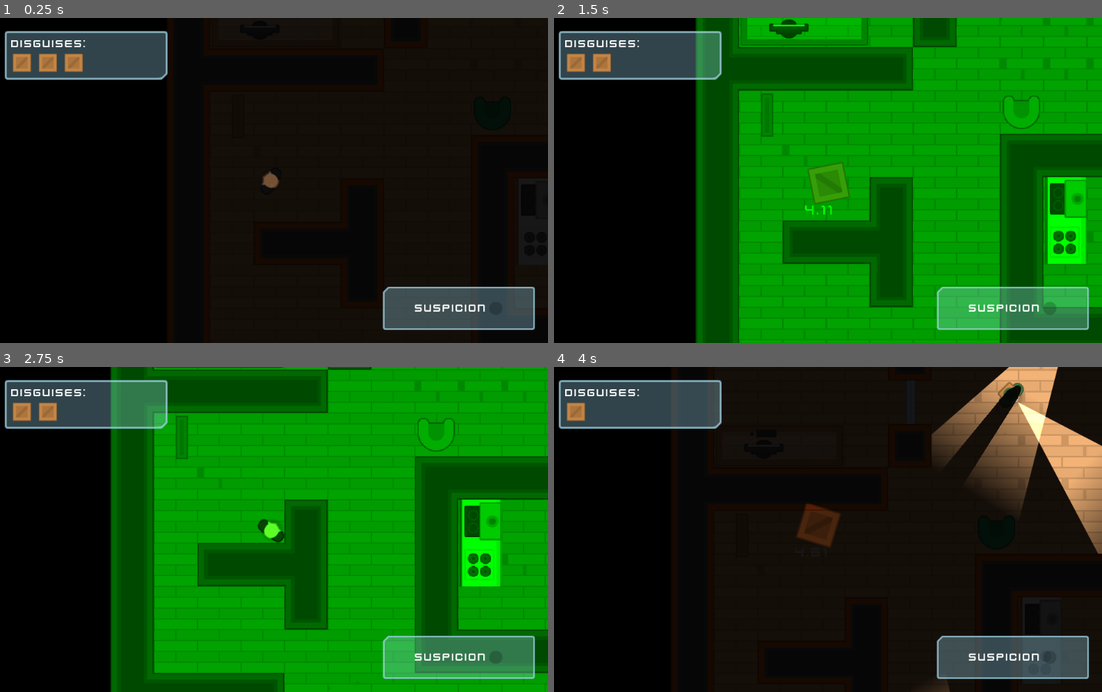
Above: before the commit, frames 1-4 (two rows, left to right).
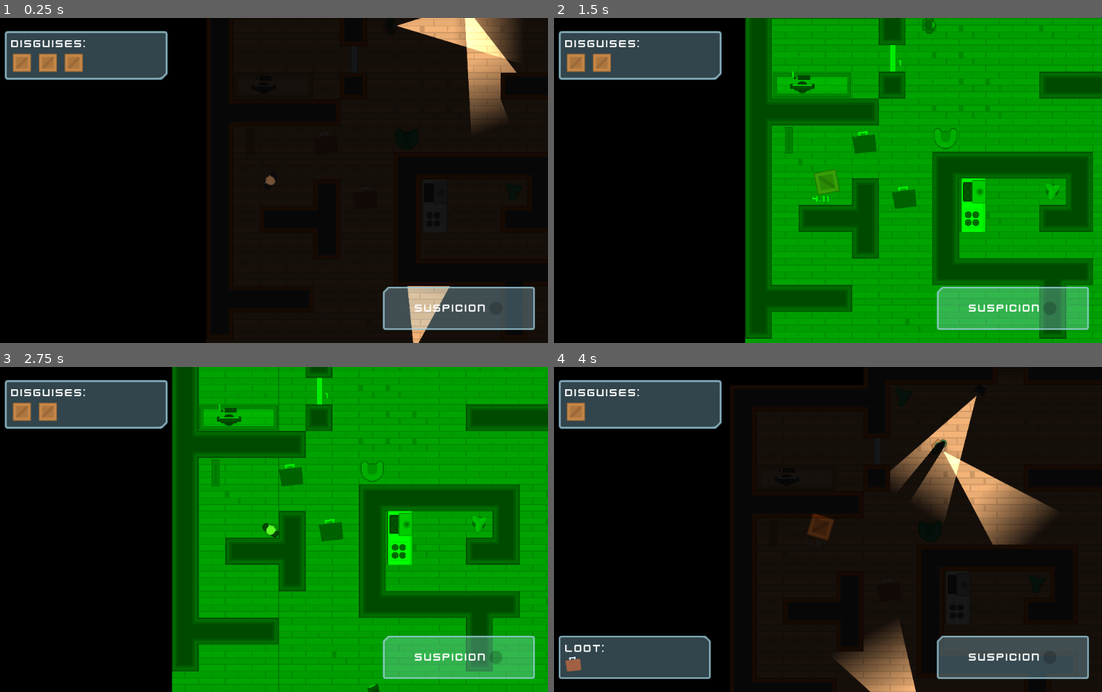
Above: after the commit, the same moments.

Repository: oboshape-godot/4-Heist-Meisters-3.2
Game: Godot game, scene res://Scenes/Levels/Level1.tscn
Two runs of this game, one before a commit and one after it. Both use one fixed random seed, a clock stepped at 60 frames per second and the inputs below. Sound files missing from this copy of the repository are replaced by a short silence.
Inputs (mouse positions are in pixels of both pictures, inside the frame that each line leads up to):
- Up to frame 1 (0.25 s): no input
- Up to frame 2 (1.5 s): move the mouse to (789, 115) at 0.52 s; hold D (move_right) 0.53-1.28 s; tap E (toggle_disguise) at 0.6 s; click (789, 115) at 0.67 s; move the mouse to (795, 24) at 1.27 s; hold S (move_down) from 1.28 s (still down); tap Space (toggle_vision_mode) at 1.35 s; click (795, 24) at 1.42 s
- Up to frame 3 (2.75 s): move the mouse to (323, 458) at 2.02 s; release S (move_down) at 2.03 s; hold D (move_right) from 2.03 s (still down); tap E (toggle_disguise) at 2.1 s
- Up to frame 4 (4 s): move the mouse to (795, 594) at 2.77 s; release D (move_right) at 2.78 s; hold W (move_up) 2.78-3.53 s; tap Space (toggle_vision_mode) at 2.85 s; click (795, 594) at 2.92 s; move the mouse to (992, 578) at 3.52 s; hold A (move_left) from 3.53 s (still down); tap E (toggle_disguise) at 3.6 s

The runs differ from the first frame. In frame 1, 4.0% of the frame differs, in the area x 47-95%, y 0-100%; in frame 2, 43%; in frame 3, 46%, in the area x 20-100%, y 0-100%; in frame 4, 17%.

Commit message:
added Loot GUI : inc multiple pickups option

Diff:
--- a/Interface/GUI.tscn
+++ b/Interface/GUI.tscn
@@ -8,6 +8,8 @@
 [ext_resource path="res://Imported Assets/GFX/Interface/PNG/glassPanel_cornerBR.png" type="Texture" id=6]
 [ext_resource path="res://Imported Assets/GFX/PNG/Tiles/tile_129.png" type="Texture" id=7]
 [ext_resource path="res://Interface/DisguiseCounter.gd" type="Script" id=8]
+[ext_resource path="res://Imported Assets/GFX/Interface/PNG/glassPanel_cornerTR.png" type="Texture" id=10]
+[ext_resource path="res://Interface/Loot_UI.gd" type="Script" id=11]
 
 [node name="GUI" type="CanvasLayer"]
 
@@ -24,7 +26,7 @@
 "_edit_use_anchors_": false
 }
 
-[node name="NinePatchRect" type="NinePatchRect" parent="Control"]
+[node name="Suspicion_UI" type="NinePatchRect" parent="Control"]
 anchor_left = 1.0
 anchor_top = 1.0
 anchor_right = 1.0
@@ -44,7 +46,7 @@
 "_edit_use_anchors_": false
 }
 
-[node name="CenterContainer" type="CenterContainer" parent="Control/NinePatchRect"]
+[node name="CenterContainer" type="CenterContainer" parent="Control/Suspicion_UI"]
 anchor_right = 1.0
 anchor_bottom = 1.0
 margin_left = 10.0
@@ -55,18 +57,18 @@
 "_edit_use_anchors_": false
 }
 
-[node name="VBoxContainer" type="HBoxContainer" parent="Control/NinePatchRect/CenterContainer"]
+[node name="VBoxContainer" type="HBoxContainer" parent="Control/Suspicion_UI/CenterContainer"]
 margin_left = 49.0
 margin_top = 18.0
 margin_right = 210.0
 margin_bottom = 42.0
 
-[node name="Label" type="Label" parent="Control/NinePatchRect/CenterContainer/VBoxContainer"]
+[node name="Label" type="Label" parent="Control/Suspicion_UI/CenterContainer/VBoxContainer"]
 margin_right = 133.0
 margin_bottom = 23.0
 text = "suspicion"
 
-[node name="SuspicionMeter" type="TextureProgress" parent="Control/NinePatchRect/CenterContainer/VBoxContainer" groups=[
+[node name="SuspicionMeter" type="TextureProgress" parent="Control/Suspicion_UI/CenterContainer/VBoxContainer" groups=[
 "suspicionmeter",
 ]]
 margin_left = 137.0
@@ -97,7 +99,7 @@
 margin_left = 12.0
 margin_top = 12.0
 margin_right = -12.0
-margin_bottom = -12.0
+margin_bottom = -10.0
 __meta__ = {
 "_edit_use_anchors_": false
 }
@@ -118,3 +120,48 @@
 max_columns = 7
 icon_scale = 0.619
 script = ExtResource( 8 )
+
+[node name="Loot_UI" type="NinePatchRect" parent="Control" groups=[
+"Loot",
+]]
+anchor_top = 1.0
+anchor_bottom = 1.0
+margin_top = -80.0
+margin_right = 280.0
+rect_min_size = Vector2( 280, 80 )
+texture = ExtResource( 10 )
+patch_margin_left = 12
+patch_margin_top = 12
+patch_margin_right = 12
+patch_margin_bottom = 12
+script = ExtResource( 11 )
+__meta__ = {
+"_edit_use_anchors_": false
+}
+
+[node name="VBoxContainer" type="VBoxContainer" parent="Control/Loot_UI"]
+anchor_right = 1.0
+anchor_bottom = 1.0
+margin_left = 12.0
+margin_top = 12.0
+margin_right = -12.0
+margin_bottom = -12.0
+__meta__ = {
+"_edit_use_anchors_": false
+}
+
+[node name="Label" type="Label" parent="Control/Loot_UI/VBoxContainer"]
+margin_right = 256.0
+margin_bottom = 23.0
+text = "Loot:"
+
+[node name="ItemList" type="ItemList" parent="Control/Loot_UI/VBoxContainer"]
+margin_top = 27.0
+margin_right = 256.0
+margin_bottom = 27.0
+auto_height = true
+max_columns = 7
+icon_scale = 0.25
+__meta__ = {
+"_edit_use_anchors_": false
+}
--- /dev/null
+++ b/Interface/Loot_UI.gd
@@ -0,0 +1,13 @@
+extends NinePatchRect
+
+var loot_count = 0;
+var loot_image_briefcase = preload("res://Imported Assets/GFX/Loot/suitcase.png")
+func _ready():
+	hide()
+
+func collect_loot():
+	show()
+	$VBoxContainer/ItemList.clear()
+	loot_count += 1
+	for _item in range(loot_count):
+		$VBoxContainer/ItemList.add_icon_item(loot_image_briefcase)
--- a/Scenes/Doors/LockedDoor.gd
+++ b/Scenes/Doors/LockedDoor.gd
@@ -23,4 +23,3 @@
 func _on_Computer_combination(_numbers, lock_group) -> void:
 	$Label.text = lock_group
 	$CanvasLayer/NumPad.combination = _numbers
-	print (_numbers)
--- a/Scenes/Levels/Level1.tscn
+++ b/Scenes/Levels/Level1.tscn
@@ -727,7 +727,7 @@
 position = Vector2( 151.727, 451.015 )
 
 [node name="Camera2D" parent="Player" index="6"]
-zoom = Vector2( 0.8, 0.8 )
+zoom = Vector2( 1.3, 1.3 )
 
 [node name="VisionMode" parent="." index="2"]
 visible = false
@@ -797,5 +797,8 @@
 lock_group = "1"
 
 [node name="Briefcase" parent="." index="9" instance=ExtResource( 9 )]
-position = Vector2( 1412.03, -338.148 )
+position = Vector2( 285.229, 361.478 )
+
+[node name="Briefcase2" parent="." index="10" instance=ExtResource( 9 )]
+position = Vector2( 380.983, 493.77 )
 [connection signal="combination" from="Computers/Computer" to="LockedDoors/LockedDoor" method="_on_Computer_combination"]
--- a/Scripts/Player.gd
+++ b/Scripts/Player.gd
@@ -113,3 +113,4 @@
 	var loot : Node = Node.new()
 	loot.set_name("Briefcase")
 	add_child(loot)
+	get_tree().call_group("Loot", "collect_loot")
--- a/project.godot
+++ b/project.godot
@@ -103,5 +103,6 @@
 
 [rendering]
 
+quality/driver/driver_name="GLES2"
 environment/default_clear_color=Color( 0, 0, 0, 1 )
 environment/default_environment="res://default_env.tres"
Not shown: 1 places in Interface/GUI.tscn that only renumber resources
